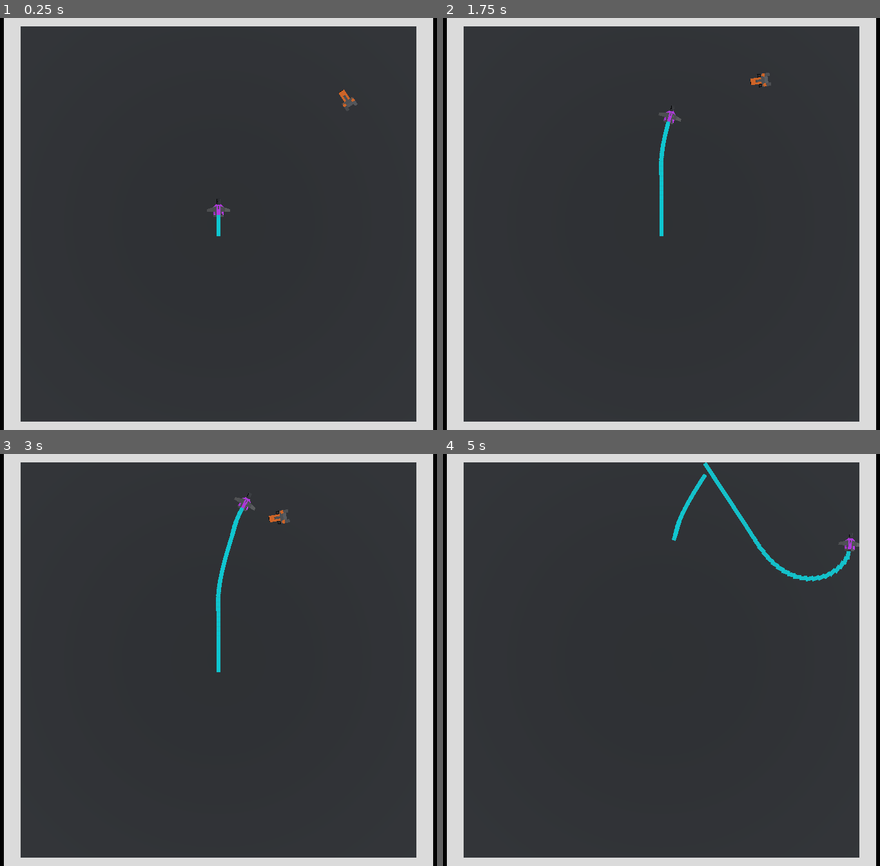
Above: before the commit, frames 1-4 (two rows, left to right).
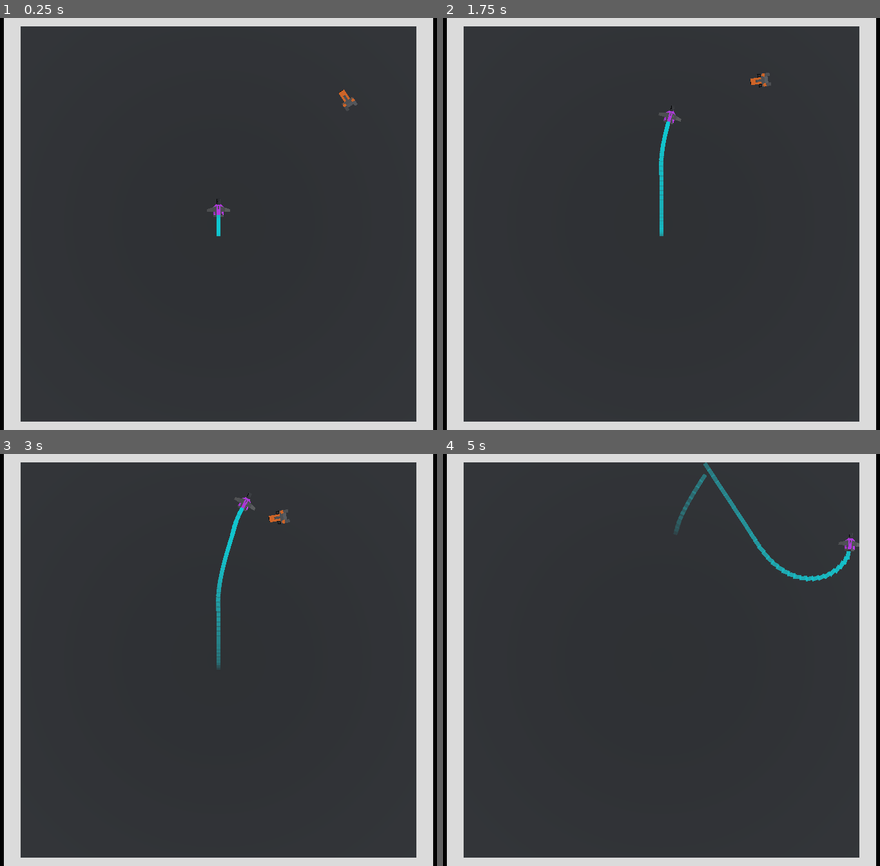
Above: after the commit, the same moments.

Repository: voithos/neoncycles
Game: Godot game, scene res://scenes/Arena.tscn
The game is run twice, just before and just after one commit, with the same random seed, the same clock (stepped at 60 frames per second) and the same inputs.
Inputs:
- Up to frame 1 (0.25 s): no input
- Up to frame 2 (1.75 s): tap Enter at 0.5 s; hold Right (turn_right) 0.53-1.28 s; tap P at 0.6, 1.35 s; tap Space at 1.25 s; hold Down (slow_down) from 1.28 s (still down)
- Up to frame 3 (3 s): release Down (slow_down) at 2.03 s; hold Right (turn_right) 2.03-2.78 s; tap P at 2.1, 2.85 s; tap Enter at 2.75 s; hold Up (speed_up) from 2.78 s (still down)
- Up to frame 4 (5 s): release Up (speed_up) at 3.53 s; hold Left (turn_left) from 3.53 s (still down); tap P at 3.6, 4.35 s; tap Space at 4.25 s

The runs differ from the first frame. In frame 2, less than 0.1% of the frame differs, in the area x 49-51%, y 38-53%; in frame 3, 0.2%; in frame 4, 0.5%, in the area x 52-83%, y 2-31%.

Commit message:
Add material store.

Diff:
--- a/project.godot
+++ b/project.godot
@@ -17,6 +17,7 @@
 [autoload]
 
 Screen="*res://scripts/Screen.gd"
+MaterialStore="*res://scripts/MaterialStore.gd"
 
 [display]
 
--- a/scenes/Trail.gd
+++ b/scenes/Trail.gd
@@ -9,16 +9,19 @@
 var enemy_layer_bit = 3
 
 func _ready():
-    pass
+    var alphas = []
+    var a = 0.0
+    while a <= MAX_ALPHA:
+        alphas.push_back(a)
+        a += 0.05
+    MaterialStore.init_transparent_materials($MeshInstance.get_surface_material(0), alphas)
 
 func _physics_process(delta):
-    var alpha = range_lerp(timer, 0, timeout, MAX_ALPHA, 0)
-    var material = $MeshInstance.get_surface_material(0)
-    material.albedo_color = Color(material.albedo_color.r, material.albedo_color.g, material.albedo_color.b, alpha)
-    $MeshInstance.set_surface_material(0, material)
+    var alpha_v = range_lerp(timer, 0, timeout, 1.0, 0.0)
+    $MeshInstance.set_surface_material(0, MaterialStore.get_material(alpha_v))
 
     timer += delta
-    if alpha < MIN_COLLISION_ALPHA:
+    if alpha_v < MIN_COLLISION_ALPHA:
         monitorable = false
     var is_self_deadly = timer > self_deadly_timeout
     set_collision_layer_bit(collision_layer_bit, is_self_deadly)
--- /dev/null
+++ b/scripts/MaterialStore.gd
@@ -0,0 +1,17 @@
+extends Node
+
+var materials = []
+var is_initialized = false
+
+func init_transparent_materials(template, alphas):
+    if is_initialized:
+        return
+    for alpha in alphas:
+        var material = template.duplicate()
+        material.albedo_color = Color(material.albedo_color.r, material.albedo_color.g, material.albedo_color.b, alpha)
+        materials.push_back(material)
+    is_initialized = true
+
+func get_material(value):
+    var i = clamp(int(materials.size() * value), 0, materials.size() - 1)
+    return materials[i]
